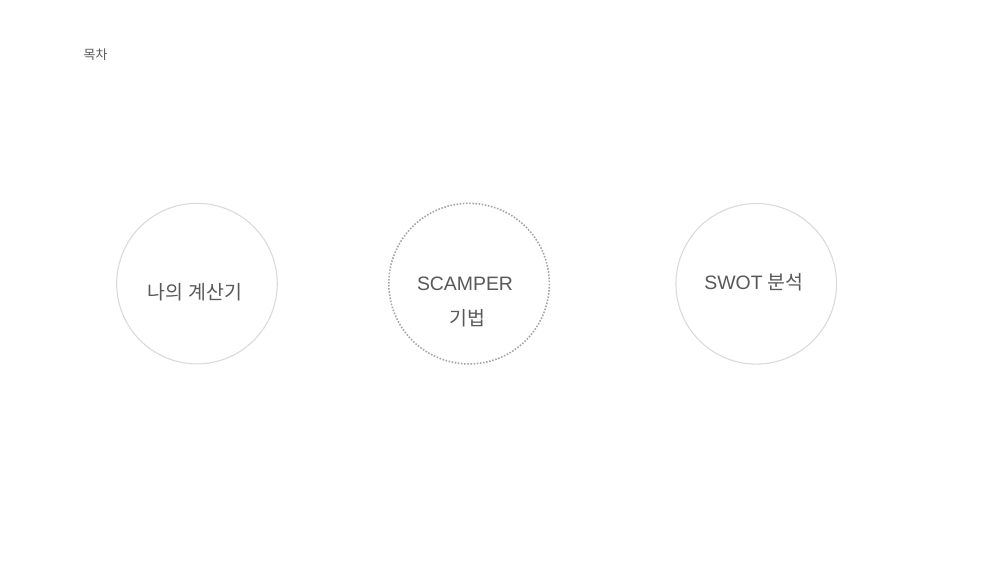
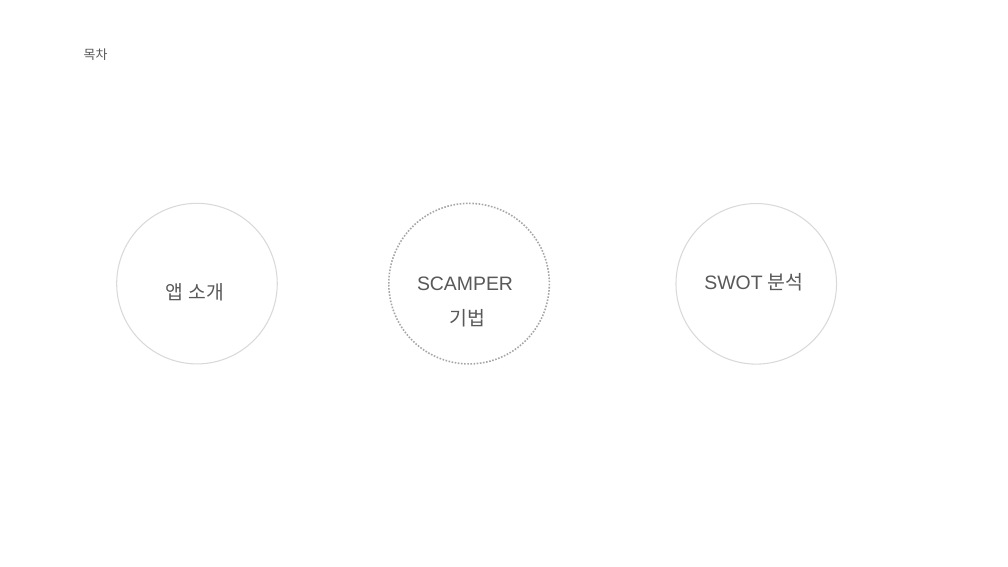
Before and after one commit to 20Sangwoo/-, a slide deck: slide 2 of MyCalc/202084779 조상우.pptx. Drawn at 1008x567 pixels with LibreOffice and Linux fonts; fonts in the diff are those of the drawing; background and template pictures are left out. Boxes give left, top, right and bottom in pixels: in the first picture for what was removed or moved away, otherwise in the second. Text is boxed around its words. In the diff, an @@ line names an element or a change of style, - is before the commit and + after.

Commit message:
Add files via upload

```diff
--- a/MyCalc/202084779 조상우.pptx
+++ b/MyCalc/202084779 조상우.pptx
@@ text at (166, 283, 225, 301): text changed @@
-나의 계산기
+앱 소개
```
Also in this commit, not shown: 1 other slide changed, 1 slide added, 1 slide removed.
